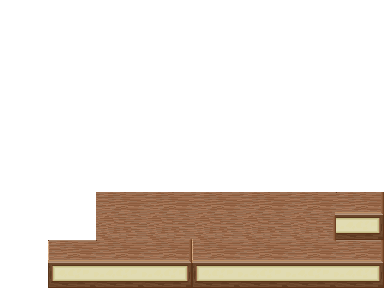
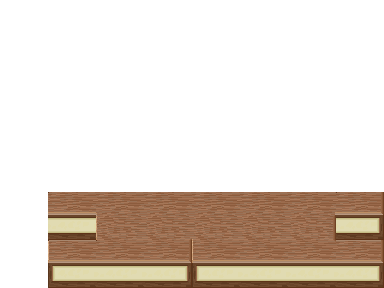
Layer changes from the first (384, 288) image to the second:
pixels changed over [48, 192, 97, 240] (layer not identified)
